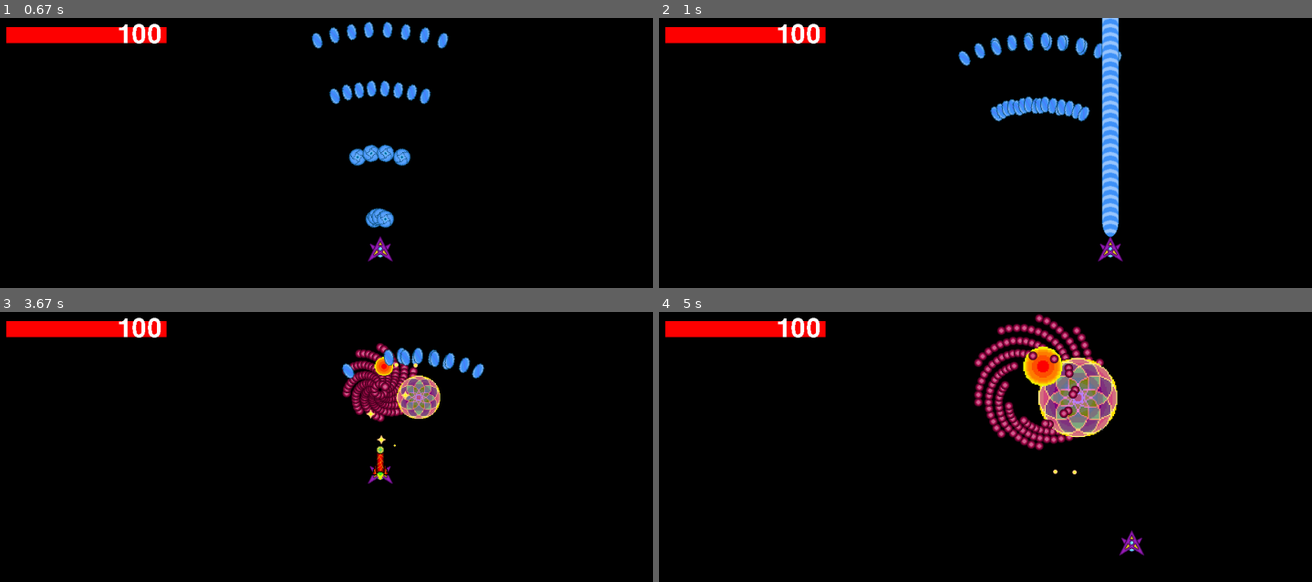
Above: before the commit, frames 1-4 (two rows, left to right).
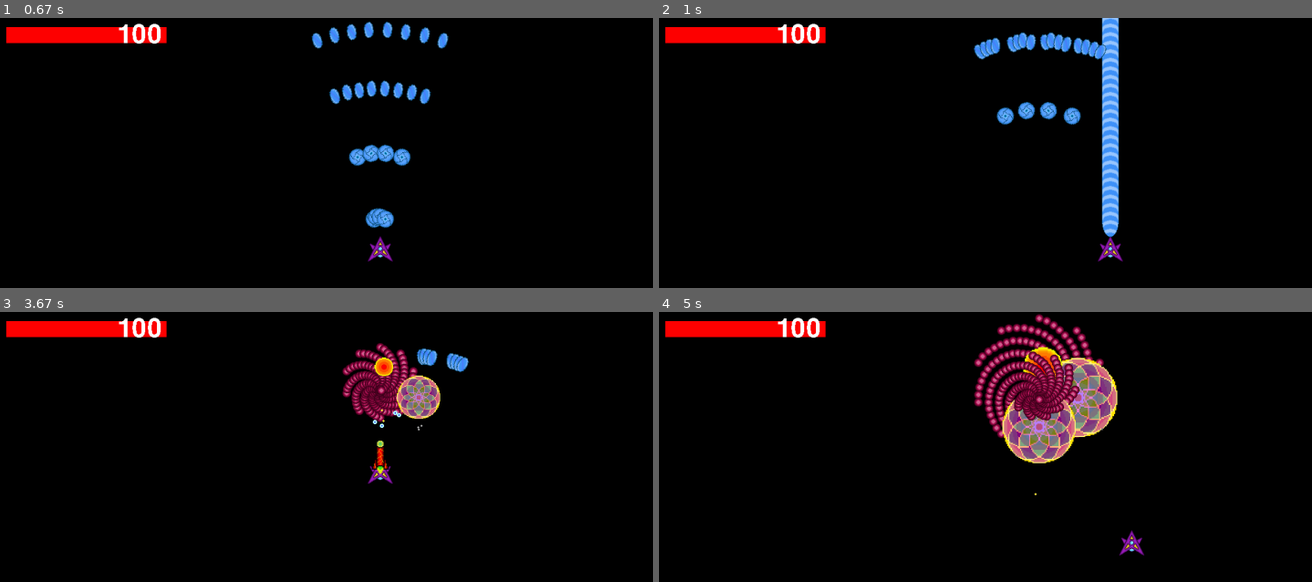
Above: after the commit, the same moments.

Repository: brendan-silva/Cosmic-bullet
Game: pygame game, started from test_level.py
The game is run twice, just before and just after one commit, with the same random seed, the same clock (stepped at 60 frames per second) and the same inputs.
Inputs:
- Up to frame 1 (0.67 s): tap X at 0.33 s
- Up to frame 2 (1 s): hold Right from 0.67 s (still down); tap Z at 0.73 s; tap X at 0.82 s
- Up to frame 3 (3.67 s): tap Z at 1.03, 1.23, 1.57, 1.87, 2.07, 2.37, 2.63, 2.97, 3.27, 3.4 s; release Right at 1.13 s; hold Up 1.17-1.47 s; tap C at 1.32, 2.72 s; hold Right 1.5-1.97 s; hold Left 2-2.53 s; tap X at 2.15, 3.48 s; hold Down 2.57-2.87 s; hold Left 2.9-3.3 s; hold Up from 3.33 s (still down)
- Up to frame 4 (5 s): release Up at 3.7 s; hold Right 3.73-4.37 s; tap Z at 3.8, 4.1, 4.47, 4.87 s; tap C at 3.88 s; hold Down 4.4-4.77 s; hold Left from 4.8 s (still down); tap X at 4.95 s

Frame 1 is identical in both runs. In frame 2, 1.9% of the frame differs, in the area x 45-71%, y 5-40%; in frame 3, 1.3%; in frame 4, 3.6%, in the area x 52-64%, y 12-68%.

Commit message:
ex shot type makes items

Diff:
--- a/engine.py
+++ b/engine.py
@@ -381,6 +381,7 @@
         else:
             self.Bullethit = self.sprite.rect.height *0.8
         self.dead = False
+        self.EX=loaded_scene.player.EXchargeON
 
     def update(self, dt):
         self.transform.pos += self.v * dt
@@ -409,7 +410,7 @@
     def update(self, dt):
         Player_bullet.update(self,dt)
         self.time+=dt
-        if self.time>=0.3:
+        if self.time>=0.5:
             for i in range(4):
                 spawn(Player_bullet(
                     self.transform.pos+Vector2(0,0),
@@ -419,6 +420,9 @@
                     self.dmg/4
                     ))
             self.dead = True
+    def hitenemy(self, other):
+        Player_bullet.hitenemy(self, other)
+        itemgroupspawn(self.transform.pos,[2,0,0],10)
 
 class Player_explosion(Player_bullet):
     def __init__(
@@ -477,21 +481,26 @@
     def hitenemy(self, other):
         Player_bullet.hitenemy(self, other)
         spawn(Player_explosion(self.transform.pos+Vector2(0,0),self.explosionimage,self.explosiondmg))
+        if self.EX:
+                itemgroupspawn(self.transform.pos,[0,3,0],10)
 
 class Player_laser(Player_bullet):
     def update(self, dt):
-        global Playermove
         self.transform.pos += self.v * dt + Playermove * dt
 
     def hitenemy(self, other):
         global Playerlasercool
         if Playerlasercool == 0.20:
             other.hp -= self.dmg/10
+            if loaded_scene.player.EXchargeON:
+                itemgroupspawn(self.transform.pos,[0,0,1],10)
         elif Playerlasercool<= 0:
             Playerlasercool=0.20
             other.hp -= self.dmg
-
-        Playerlasercool=0.20
+            if self.EX:
+                itemgroupspawn(self.transform.pos,[0,0,10],10)
+
+
 
 class item(GameObject):
     #type(0=Energy,1=Scrap,2=Star)
@@ -533,6 +542,7 @@
                 self.followplayer = True
 
 def itemgroupspawn(pos: Vector2,itemvalues:list[int]=[0,0,0],area:float=0):
+    #type(0=Energy,1=Scrap,2=Star)
     itemtype=0
     itemscale=2
     while itemvalues!=[0,0,0]:
@@ -568,6 +578,7 @@
         else:
             self.Bullethit = self.sprite.rect.height * 0.5
         self.dead = False
+
 
     def update(self, dt):
         self.transform.pos += self.v * dt
--- a/test_level.py
+++ b/test_level.py
@@ -43,6 +43,7 @@
                     )
                 ]
             ],
+            [[111,111,111,100],[111,111,111,100]]
         ),
         10,
         5,
@@ -71,8 +72,8 @@
                     [0, 7, 0, 0],
                 )
             ],
-            100,
-            [0,0,321,100]
+            1000,
+            [111,111,111,100]
         ),
     )
     return new_scene
